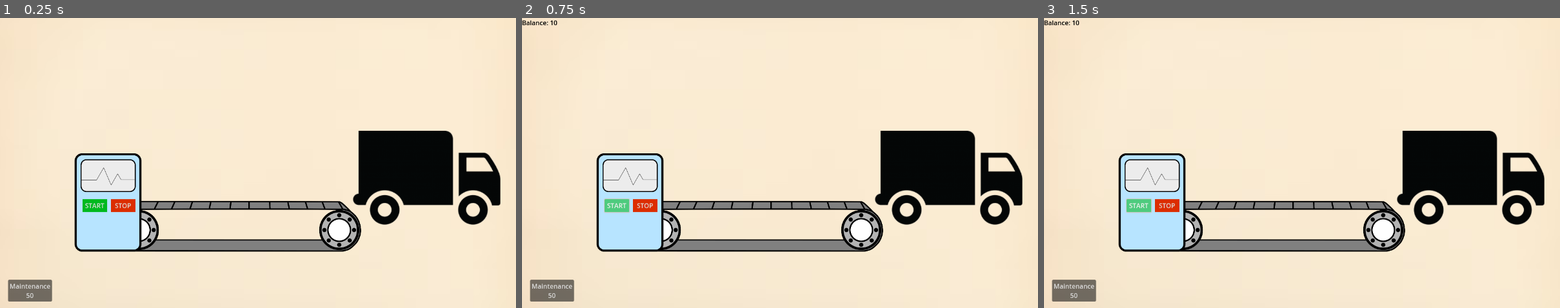
Above: before the commit, frames 1-3 (left to right).
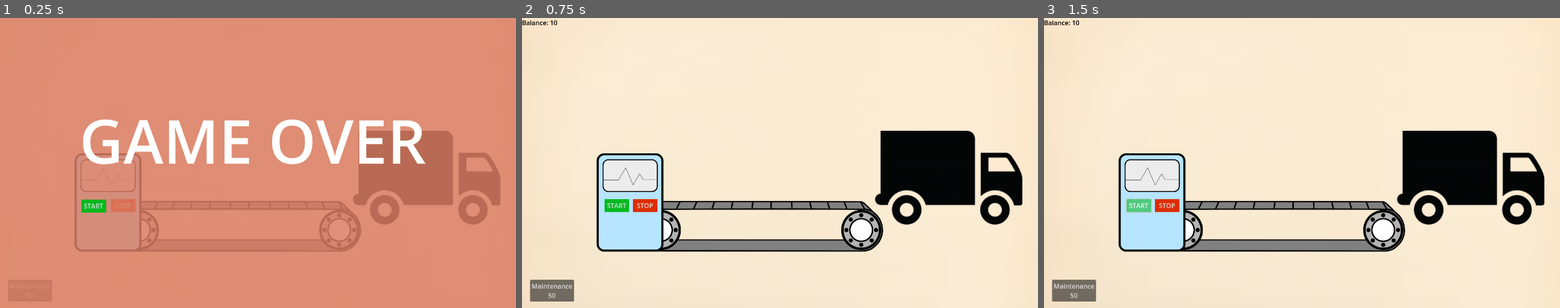
Above: after the commit, the same moments.

Repository: dkajo/supply-chain-game
Game: Godot game, scene res://level.tscn
Two runs of this game, one before a commit and one after it. Both use one fixed random seed, a clock stepped at 60 frames per second and the inputs below.
Inputs:
- Up to frame 1 (0.25 s): no input
- Up to frame 2 (0.75 s): click "START" at 0.5 s
- Up to frame 3 (1.5 s): click "START" at 1.25 s

The runs differ from the first frame. In frame 1, 100% of the frame differs, in the area x 0-100%, y 0-100%; in frame 2, 0.3%; in frame 3, nothing differs.

Commit message:
Add game over screen

Diff:
--- a/level.gd
+++ b/level.gd
@@ -15,6 +15,7 @@
 	return game_state == GameState.RUNNING
 
 func start_game(): # Controls what happens when the game starts
+	$UI/GameOver.visible = false
 	game_state = GameState.RUNNING
 	update_balance(STARTING_BALANCE)
 	print("Game started")
@@ -22,6 +23,7 @@
 func game_over(): # Controls what happens upon game over
 	$Machine.stop_production()
 	game_state = GameState.GAME_OVER
+	$UI/GameOver.visible = true
 	print("Game Over")
 
 func _ready():
--- a/level.tscn
+++ b/level.tscn
@@ -17,6 +17,9 @@
 
 [sub_resource type="StyleBoxFlat" id="StyleBoxFlat_km5ld"]
 bg_color = Color(0.860567, 0.177546, 0, 1)
+
+[sub_resource type="StyleBoxFlat" id="StyleBoxFlat_i2t4f"]
+bg_color = Color(0.852974, 0.485481, 0.388078, 0.847059)
 
 [node name="Level" type="Node2D"]
 script = ExtResource("1_oi3di")
@@ -64,6 +67,40 @@
 text = "Maintenance
 50"
 
+[node name="GameOver" type="Control" parent="UI"]
+layout_mode = 3
+anchors_preset = 0
+offset_left = -3.0
+offset_top = 1.0
+offset_right = 1296.0
+offset_bottom = 735.0
+
+[node name="Background" type="Panel" parent="UI/GameOver"]
+layout_mode = 0
+offset_left = -22.0
+offset_top = -22.0
+offset_right = 1299.0
+offset_bottom = 742.0
+theme_override_styles/panel = SubResource("StyleBoxFlat_i2t4f")
+
+[node name="GameOverLabel" type="Label" parent="UI/GameOver"]
+layout_mode = 0
+offset_left = 200.0
+offset_top = 200.0
+offset_right = 1060.0
+offset_bottom = 405.0
+theme_override_font_sizes/font_size = 150
+text = "GAME OVER"
+
+[node name="StartButton" type="Button" parent="UI/GameOver"]
+offset_left = 205.0
+offset_top = 450.0
+offset_right = 266.0
+offset_bottom = 482.0
+theme_override_styles/hover = SubResource("StyleBoxFlat_f2txt")
+theme_override_styles/normal = SubResource("StyleBoxFlat_1ainy")
+text = "START"
+
 [node name="Background" type="Sprite2D" parent="."]
 position = Vector2(637, 360.25)
 scale = Vector2(1.78108, 1.54868)
@@ -84,3 +121,4 @@
 [connection signal="pressed" from="UI/Control/StartButton" to="." method="_on_start_button_pressed"]
 [connection signal="pressed" from="UI/Control/StopButton" to="." method="_on_stop_button_pressed"]
 [connection signal="pressed" from="UI/Control/MaintenanceBtn" to="." method="_on_maintenance_btn_pressed"]
+[connection signal="pressed" from="UI/GameOver/StartButton" to="." method="_on_start_button_pressed"]
Not shown: 1 places in level.tscn that only renumber resources
